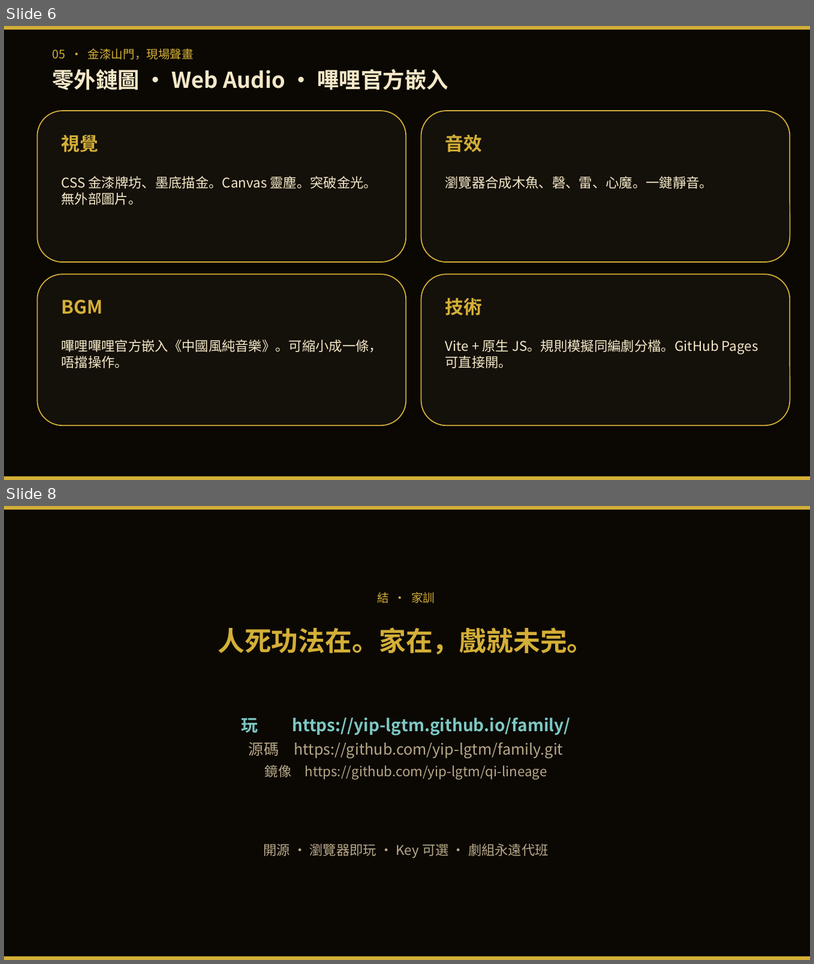
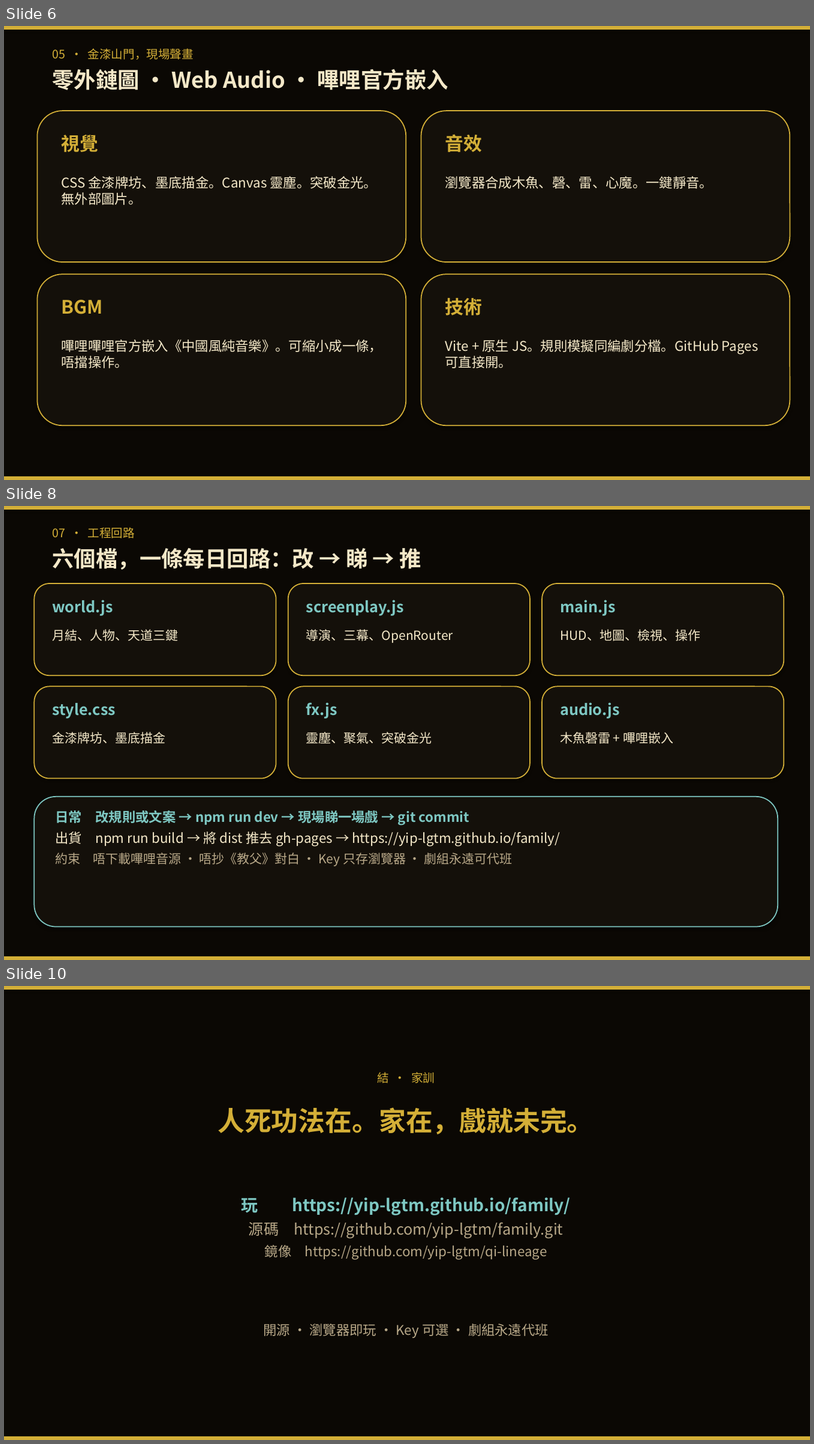
Before and after one commit to yip-lgtm/family, a slide deck: docs/青嵐世家-3分鐘簡報.pptx. Shown one above the other, each under a label of ours: slides 6 and 8 before the commit, slides 6, 8 and 10 after it; the slides between them are not shown. The pictures are 814x964 and 814x1444 pixels, drawn with LibreOffice and Linux fonts; fonts in the diff are those of the drawing. Boxes give left, top, right and bottom in pixels: in the first picture for what was removed or moved away, otherwise in the second. Text is boxed around its words. In the diff, an @@ line names an element or a change of style, - is before the commit and + after.

```diff
--- a/docs/青嵐世家-3分鐘簡報.pptx
+++ b/docs/青嵐世家-3分鐘簡報.pptx
@@ slide 8 added at (4,506,810,960), background #0B0804 @@
@@ rectangle added at (4,506,810,510), fill #D4AF37 @@
@@ text added at (52,527,422,570), 26 pt, text #F4E8C8, bold @@
+07 · 工程回路
+六個檔，一條每日回路：改 → 睇 → 推
@@ rounded rectangle added at (34,583,276,675), fill #14100A, outline #D4AF37 1.25 pt @@
@@ rounded rectangle added at (288,583,530,675), fill #14100A, outline #D4AF37 1.25 pt @@
@@ rounded rectangle added at (542,583,785,675), fill #14100A, outline #D4AF37 1.25 pt @@
@@ text added at (52,600,113,616), 18 pt, text #7EC8C3, bold @@
+world.js
@@ text added at (306,600,404,616), 18 pt, text #7EC8C3, bold @@
+screenplay.js
@@ text added at (560,600,615,616), 18 pt, text #7EC8C3, bold @@
+main.js
@@ text added at (52,629,178,641), 15 pt, text #F4E8C8 @@
+月結、人物、天道三鍵
@@ text added at (306,629,453,643), 15 pt, text #F4E8C8 @@
+導演、三幕、OpenRouter
@@ text added at (560,629,701,641), 15 pt, text #F4E8C8 @@
+HUD、地圖、檢視、操作
@@ rounded rectangle added at (34,686,276,778), fill #14100A, outline #D4AF37 1.25 pt @@
@@ text added at (52,703,116,718), 18 pt, text #7EC8C3, bold @@
+style.css
@@ rounded rectangle added at (288,686,530,778), fill #14100A, outline #D4AF37 1.25 pt @@
@@ text added at (306,702,338,718), 18 pt, text #7EC8C3, bold @@
+fx.js
@@ rounded rectangle added at (542,686,785,778), fill #14100A, outline #D4AF37 1.25 pt @@
@@ text added at (560,702,620,718), 18 pt, text #7EC8C3, bold @@
+audio.js
@@ text added at (52,732,165,744), 15 pt, text #F4E8C8 @@
+金漆牌坊、墨底描金
@@ text added at (306,732,432,744), 15 pt, text #F4E8C8 @@
+靈塵、聚氣、突破金光
@@ text added at (560,732,674,744), 15 pt, text #F4E8C8 @@
+木魚磬雷 + 嗶哩嵌入
@@ rounded rectangle added at (34,796,779,927), fill #14100A, outline #7EC8C3 1.25 pt @@
@@ text added at (55,810,560,866), 16 pt, text #F4E8C8 @@
+日常 改規則或文案 → npm run dev → 現場睇一場戲 → git commit
+出貨 npm run build → 將 dist 推去 gh-pages → https://yip-lgtm.github.io/family/
+約束 唔下載嗶哩音源 · 唔抄《教父》對白 · Key 只存瀏覽器 · 劇組永遠可代班
@@ rectangle added at (4,956,810,960), fill #D4AF37 @@
@@ what was slide 8 is now slide 10 @@
```
Also in this commit, not shown: 2 slides changed, 1 other slide added, 3 other files.
